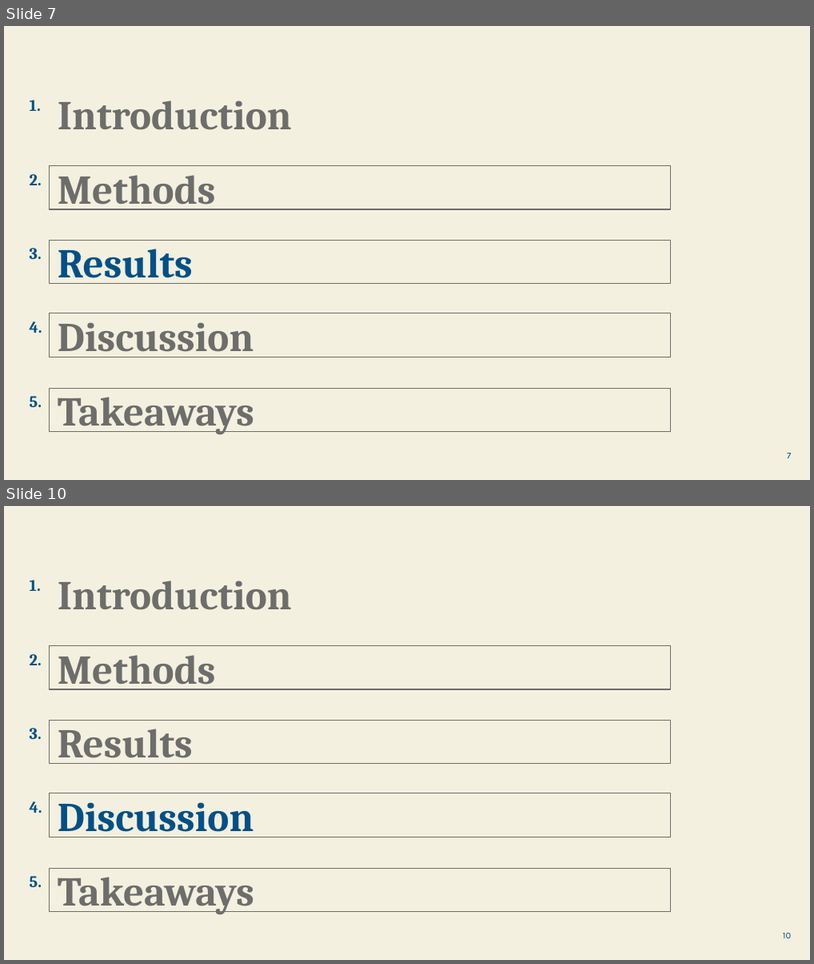
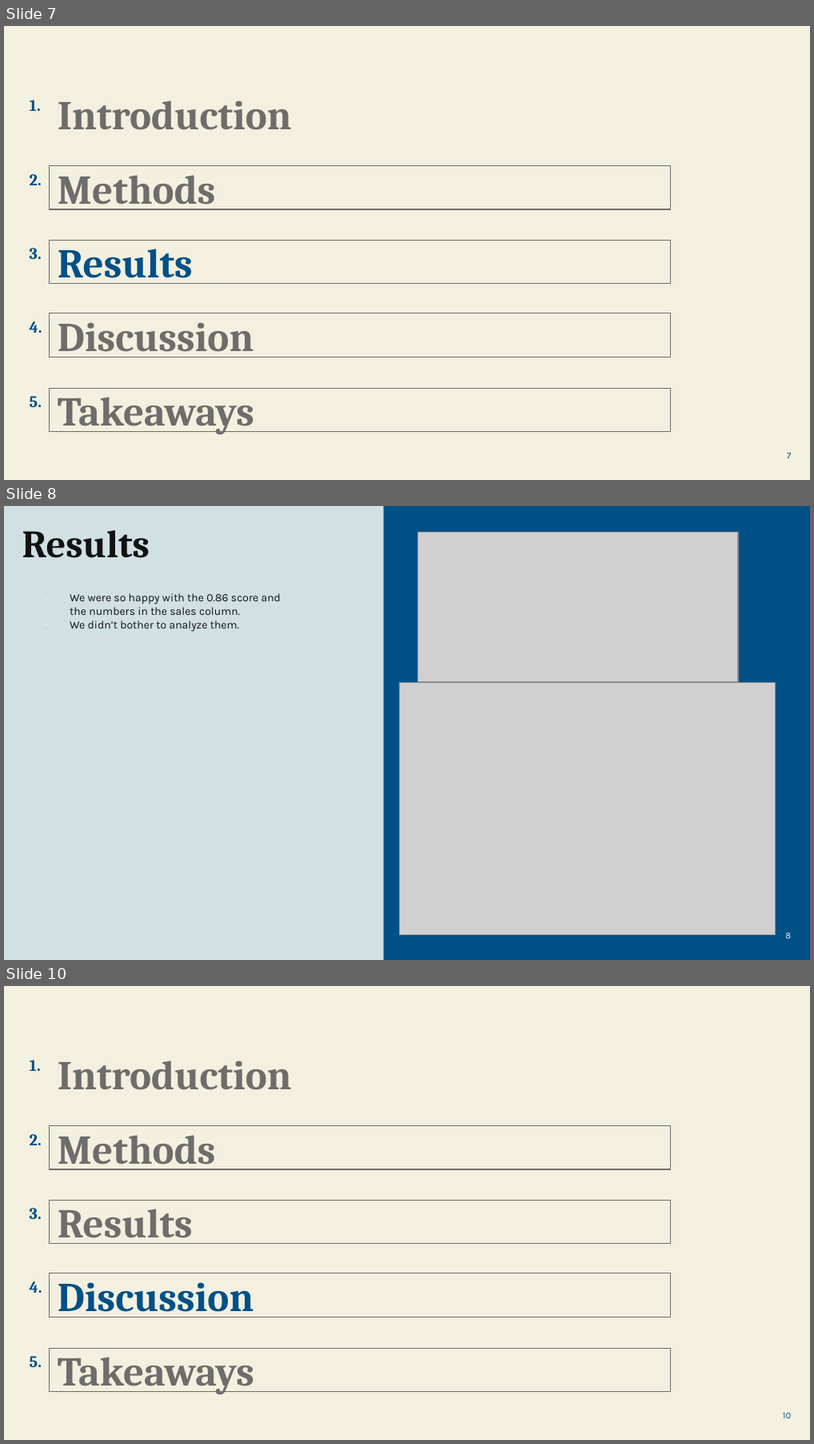
Before and after one commit to happyemanaloto/Project1_Group3, a slide deck: Group 3 Ironkagle Presentation.pptx. Shown one above the other, each under a label of ours: slides 7 and 10 before the commit, slides 7, 8 and 10 after it; the slides between them are not shown. The pictures are 814x964 and 814x1444 pixels, drawn with LibreOffice and Linux fonts; fonts in the diff are those of the drawing; grey boxes stand for pictures. Boxes give left, top, right and bottom in pixels: in the first picture for what was removed or moved away, otherwise in the second. Text is boxed around its words. In the diff, an @@ line names an element or a change of style, - is before the commit and + after.

```diff
--- a/Group 3 Ironkagle Presentation.pptx
+++ b/Group 3 Ironkagle Presentation.pptx
@@ slide 8 added at [4, 506, 810, 960], background #D0E0E3 @@
@@ rectangle added at [384, 506, 810, 959], fill #005088 @@
@@ title added at [22, 530, 150, 558], 34.5 pt, text #121212, bold @@
+Results
@@ picture added at [418, 532, 738, 681] @@
@@ text added at [70, 593, 281, 632], 10 pt, text #121212 @@
+– We were so happy with the 0.86 score and the numbers in the sales column.
+– We didn’t bother to analyze them.
@@ pie slice (boxed as its full ellipse) added at [452, 590, 738, 876], fill #F3F0DF, outline #121212 0.75 pt @@
@@ pie slice (boxed as its full ellipse) added at [452, 590, 738, 876], fill #11CAA0, outline #121212 0.75 pt @@
@@ pie slice (boxed as its full ellipse) added at [452, 590, 738, 876], fill #D0E0E3, outline #121212 0.75 pt @@
@@ picture added at [399, 682, 775, 934] @@
@@ page number added at [786, 932, 791, 938], 8 pt, text #F3F0DF @@
+8
```
Also in this commit, not shown: 3 slides changed, 1 other slide added, 2 slides removed.
